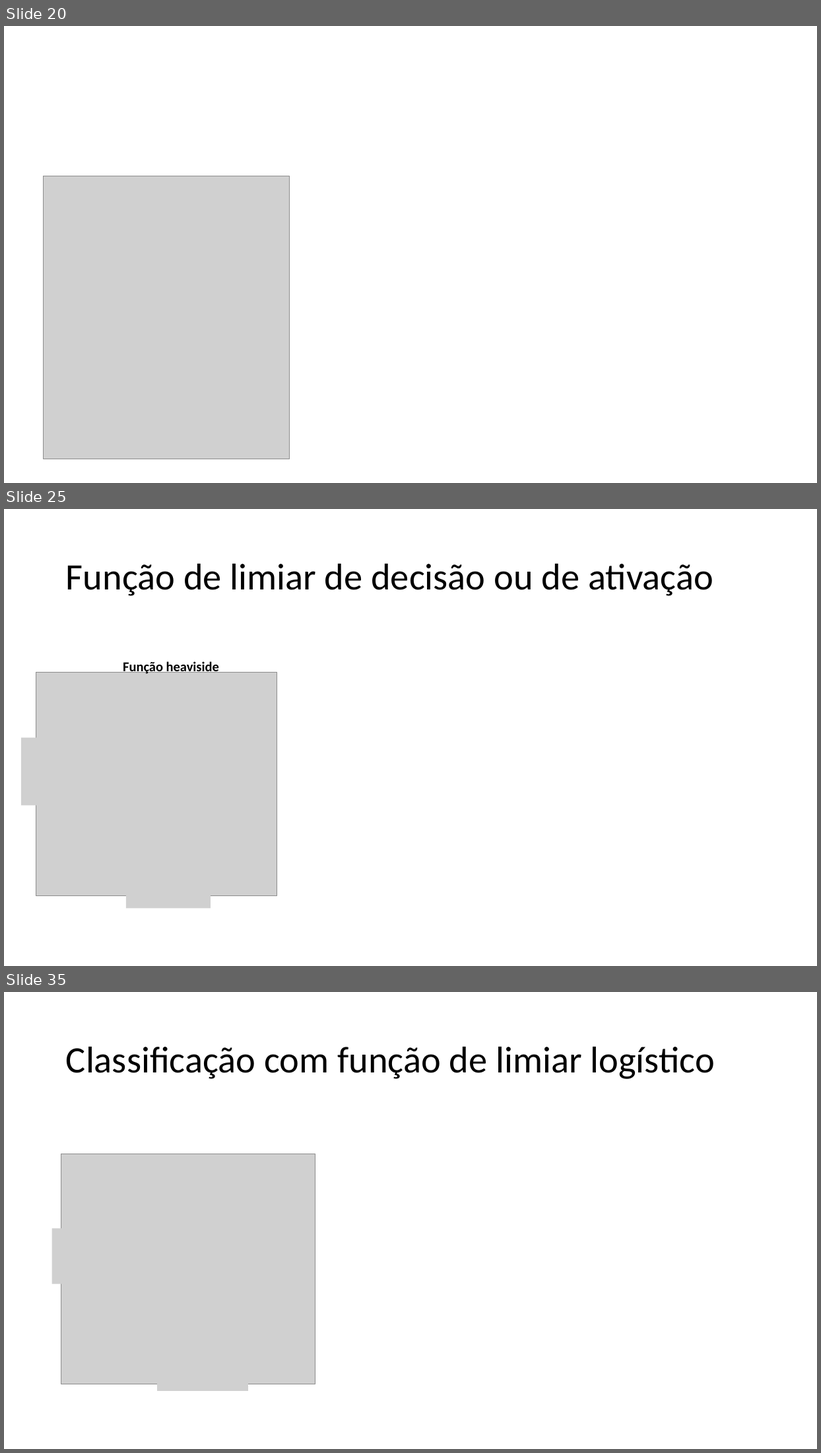
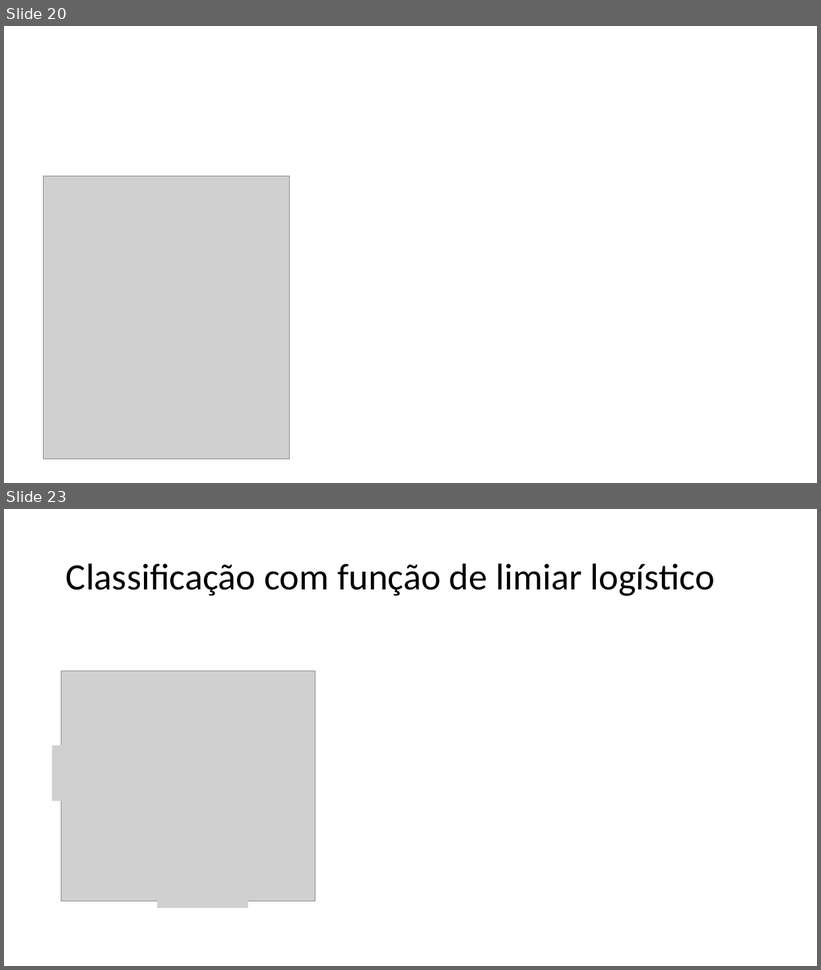
Before and after one commit to zz4fap/c24_inteligencia_artificial, a slide deck: slides/C24_Classificação.pptx. Shown one above the other, each under a label of ours: slides 20, 25 and 35 before the commit, slides 20 and 23 after it; the slides between them are not shown. The pictures are 821x1453 and 821x970 pixels, drawn with LibreOffice and Linux fonts; fonts in the diff are those of the drawing; grey boxes stand for pictures. Boxes give left, top, right and bottom in pixels: in the first picture for what was removed or moved away, otherwise in the second. Text is boxed around its words. In the diff, an @@ line names an element or a change of style, - is before the commit and + after.

```diff
--- a/slides/C24_Classificação.pptx
+++ b/slides/C24_Classificação.pptx
@@ slide 25 removed at bbox=[4, 509, 817, 966], background #FFFFFF @@
@@ title removed at bbox=[66, 563, 714, 596] @@
-Função de limiar de decisão ou de ativação
@@ group removed at bbox=[21, 660, 277, 908]: 3 pictures, 1 text @@
-Função heaviside
@@ what was slide 35 is now slide 23 @@
```
Also in this commit, not shown: 5 slides changed, 12 other slides removed.
